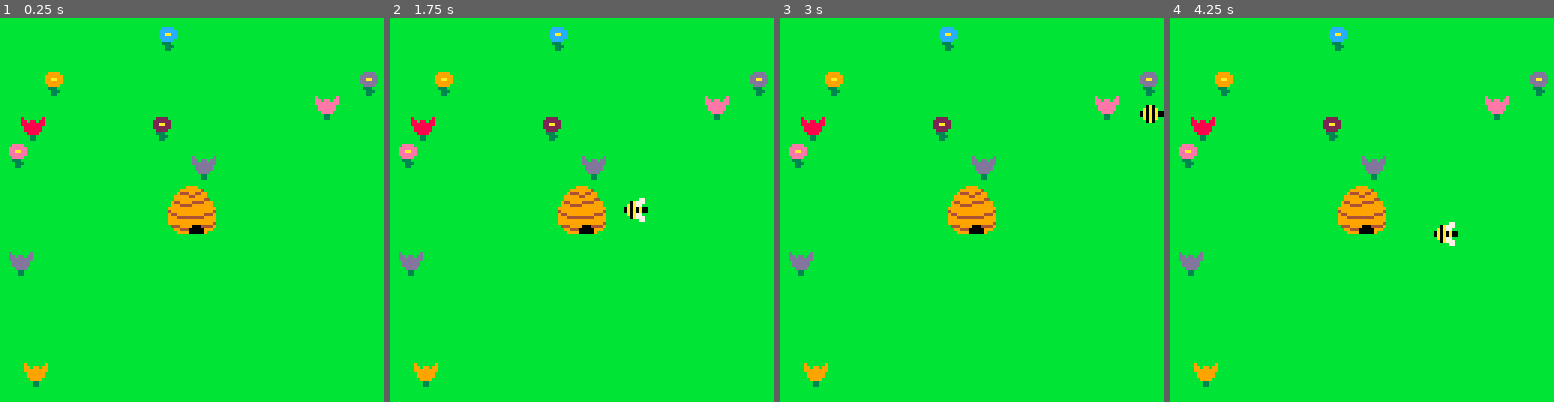
Above: before the commit, frames 1-4 (left to right).
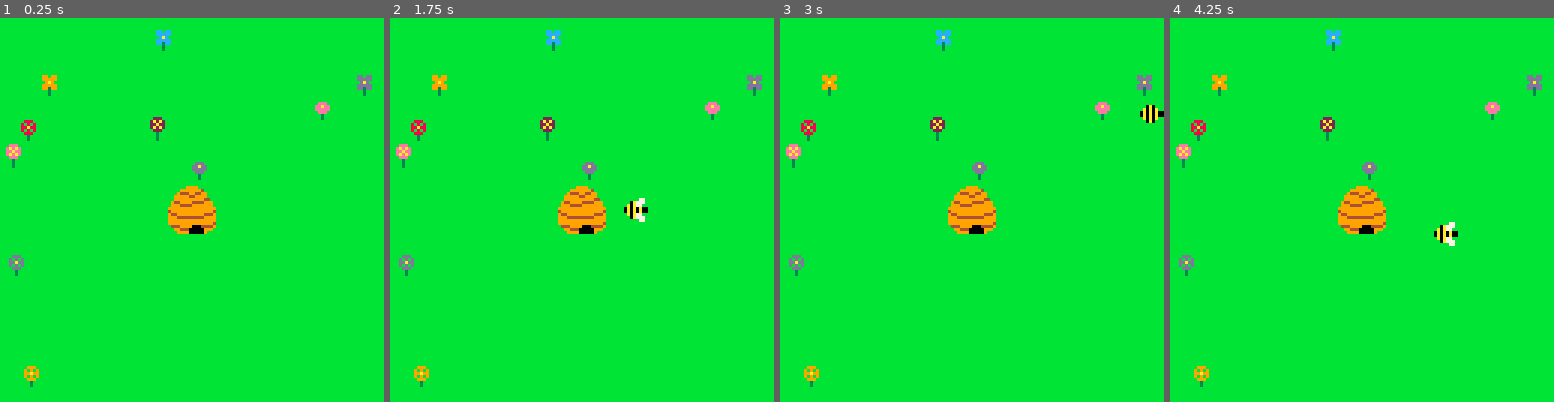
Above: after the commit, the same moments.

Repository: sealgair/bees
Game: PICO-8 cartridge game.p8
Same seed, same stepped clock (60 frames per second), same inputs: the game is played once before the commit and once after it.
Inputs:
- Up to frame 1 (0.25 s): no input
- Up to frame 2 (1.75 s): tap X (X key) at 0.33, 1.07 s; tap O (Z key) at 0.7, 1.7 s; hold Right from 1.6 s (still down)
- Up to frame 3 (3 s): tap X (X key) at 1.85, 2.97 s; release Right at 2.1 s; tap O (Z key) at 2.1, 2.5, 2.9 s; hold Up 2.15-2.42 s; hold Right from 2.47 s (still down)
- Up to frame 4 (4.25 s): release Right at 3.03 s; hold Left 3.08-3.58 s; tap O (Z key) at 3.3, 3.7, 4.1 s; hold Down 3.63-3.97 s; hold Right from 4.02 s (still down); tap X (X key) at 4.08 s

The runs differ from the first frame. In frame 1, 1.8% of the frame differs, in the area x 1-99%, y 2-97%; in frame 2, 1.8%; in frame 3, 1.8%; in frame 4, 1.8%.

Commit message:
more flower variation

Diff:
--- a/game.p8
+++ b/game.p8
@@ -65,7 +65,7 @@
  local proto = {
   x=rnd(120),
   y=rnd(120),
-  s=rnd_choice({14,15}),
+  s=rnd_choice({12,13,14,15}),
   c=rnd_choice({7,8,9,10,12,13,14,2}),
  }
  function proto:draw()
@@ -101,14 +101,14 @@
 
 
 __gfx__
-00000000ccc00ccccc77cc0cccccc77ccccccc9999cccccc00000000000000000000000000000000000000000000000000000000000000007000000700777700
-0000000077c00c77cc777000cc0a777ccccc99999994cccc00000000000000000000000000000000000000000000000000000000000000007707707707777770
-00700700777aa777cca7aa0cca0a77ccccc9444994499ccc000000000000000000000000000000000000000000000000000000000000000077777777077aa770
-00077000c770077ccaaa0a7c0a0a0a00cc99999449999ccc00000000000000000000000000000000000000000000000000000000000000000777777007777770
-00077000caaaaaacc0aaa7770a0a0a00cc999999999944cc00000000000000000000000000000000000000000000000000000000000000000777777000777700
-00700700c000000cca0aaa77ca0a77ccc94499994444999c00000000000000000000000000000000000000000000000000000000000000000077770000333000
-00000000ccaaaacc0aa0accccc0a777cc99944449999999c00000000000000000000000000000000000000000000000000000000000000000003300000033300
-00000000ccc00ccc00ccccccccccc77c999999999999999900000000000000000000000000000000000000000000000000000000000000000003300000033000
+00000000ccc00ccccc77cc0cccccc77ccccccc9999cccccc00000000000000000000000000000000000000000000000000000000000000000000000007770000
+0000000077c00c77cc777000cc0a777ccccc99999994cccc0000000000000000000000000000000000000000000000000777000077077000000000007a7a7000
+00700700777aa777cca7aa0cca0a77ccccc9444994499ccc00000000000000000000000000000000000000000000000070707000777770000777000077a77000
+00077000c770077ccaaa0a7c0a0a0a00cc99999449999ccc00000000000000000000000000000000000000000000000077a7700007a7000077a770007a7a7000
+00077000caaaaaacc0aaa7770a0a0a00cc999999999944cc00000000000000000000000000000000000000000000000070707000777770007777700007770000
+00700700c000000cca0aaa77ca0a77ccc94499994444999c00000000000000000000000000000000000000000000000007770000773770000777000000300000
+00000000ccaaaacc0aa0accccc0a777cc99944449999999c00000000000000000000000000000000000000000000000000300000003000000030000000300000
+00000000ccc00ccc00ccccccccccc77c999999999999999900000000000000000000000000000000000000000000000000300000003000000030000000300000
 00000000ccc00ccccccccc0ccccccccc499999999999999400000000000000000000000000000000000000000000000000000000000000000000000000000000
 00000000ccc00ccccccaa000cc0a0ccc944999999999444900000000000000000000000000000000000000000000000000000000000000000000000000000000
 00000000ccaaaacccca0aa0cca0a0acc999444444444999900000000000000000000000000000000000000000000000000000000000000000000000000000000
